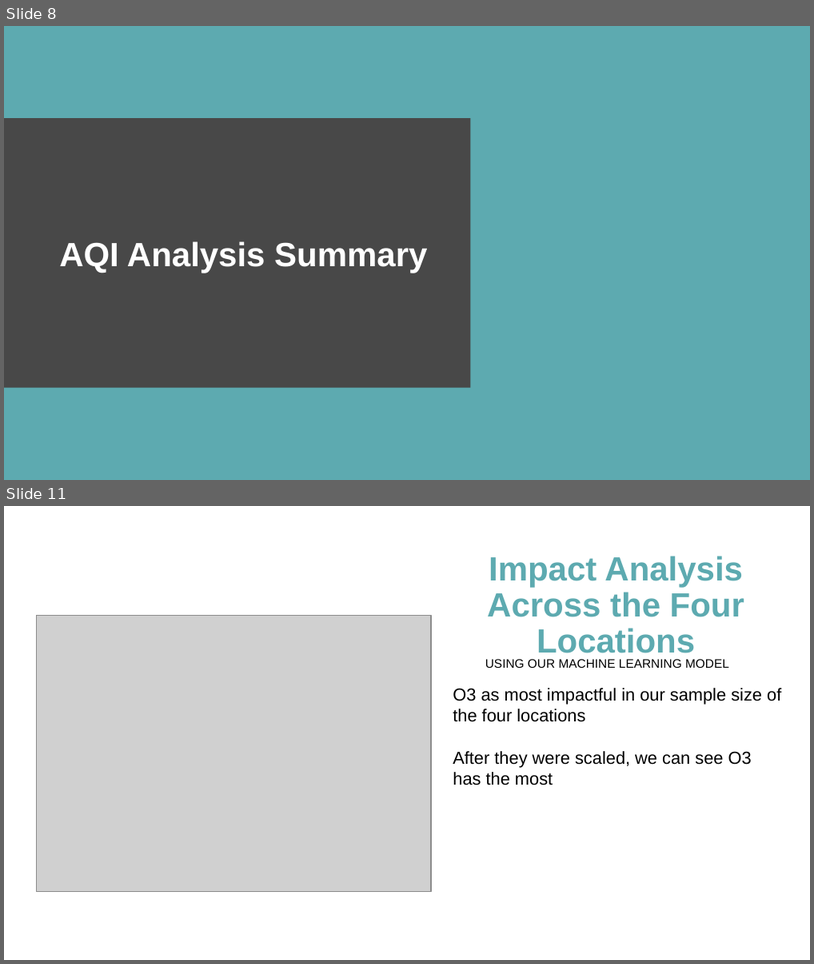
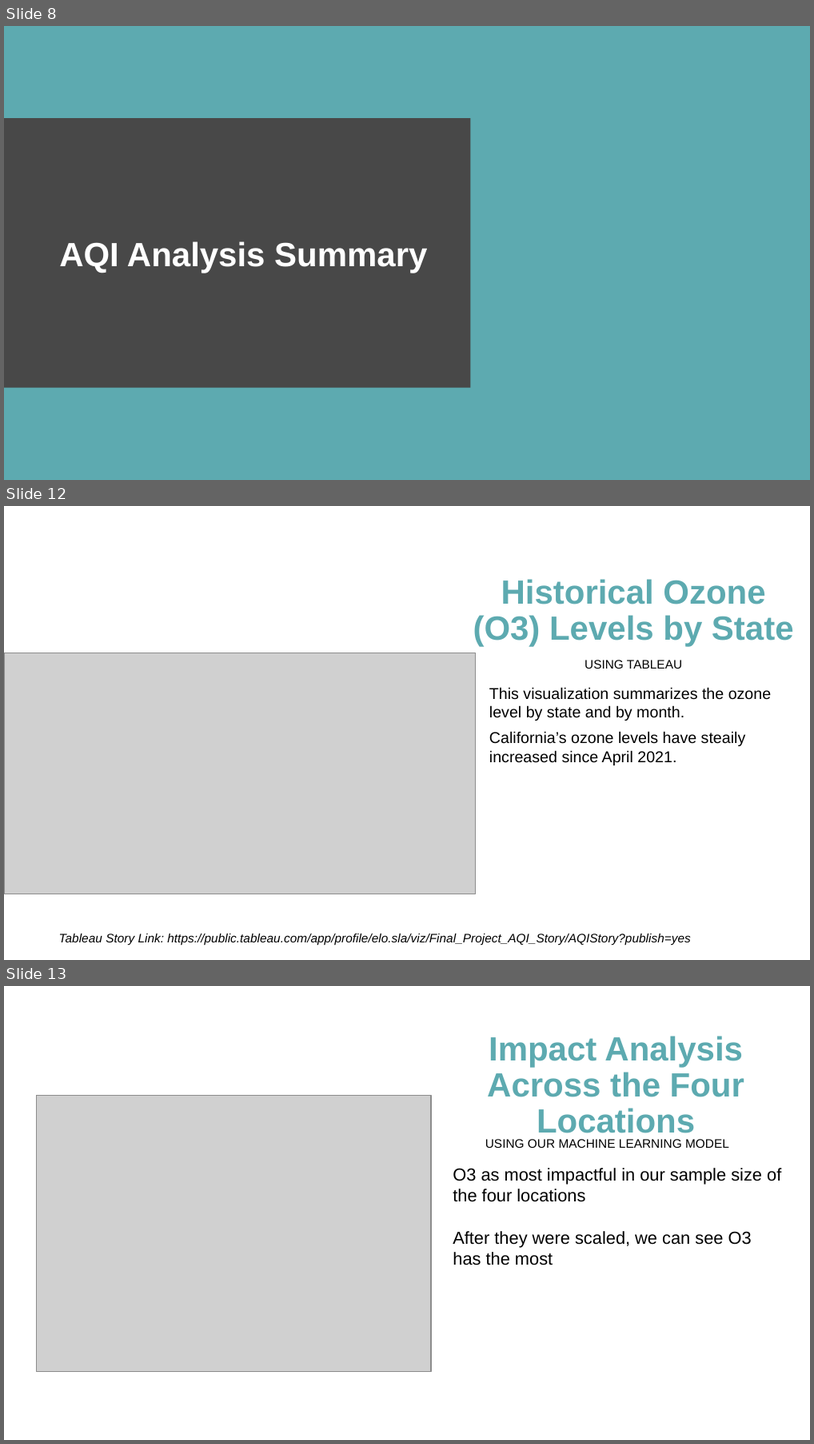
Before and after one commit to mereilly/AQI_Module_20_Final_Project, a slide deck: OpenWeather_AQI_Presentation_Final.pptx. Shown one above the other, each under a label of ours: slides 8 and 11 before the commit, slides 8, 12 and 13 after it; the slides between them are not shown. The pictures are 814x964 and 814x1444 pixels, drawn with LibreOffice and Linux fonts; fonts in the diff are those of the drawing; grey boxes stand for pictures. Boxes give left, top, right and bottom in pixels: in the first picture for what was removed or moved away, otherwise in the second. Text is boxed around its words. In the diff, an @@ line names an element or a change of style, - is before the commit and + after.

```diff
--- a/OpenWeather_AQI_Presentation_Final.pptx
+++ b/OpenWeather_AQI_Presentation_Final.pptx
@@ slide 12 added at (4, 506, 810, 960), background #FFFFFF @@
@@ title added at (474, 579, 794, 647), 30 pt, text #5DAAB0, bold @@
+Historical Ozone (O3) Levels by State
@@ picture added at (5, 652, 476, 894) @@
@@ text added at (585, 660, 682, 668), 11 pt, text #000000 @@
+USING TABLEAU
@@ text added at (490, 687, 771, 765), 14 pt, text #000000 @@
+This visualization summarizes the ozone level by state and by month.
+California’s ozone levels have steaily increased since April 2021.
@@ text added at (59, 933, 691, 945), 11 pt, text #000000, italic @@
+Tableau Story Link: https://public.tableau.com/app/profile/elo.sla/viz/Final_Project_AQI_Story/AQIStory?publish=yes
@@ what was slide 11 is now slide 13 @@
```
Also in this commit, not shown: 1 slide changed, 2 other slides added, 1 slide removed, 1 other file.
